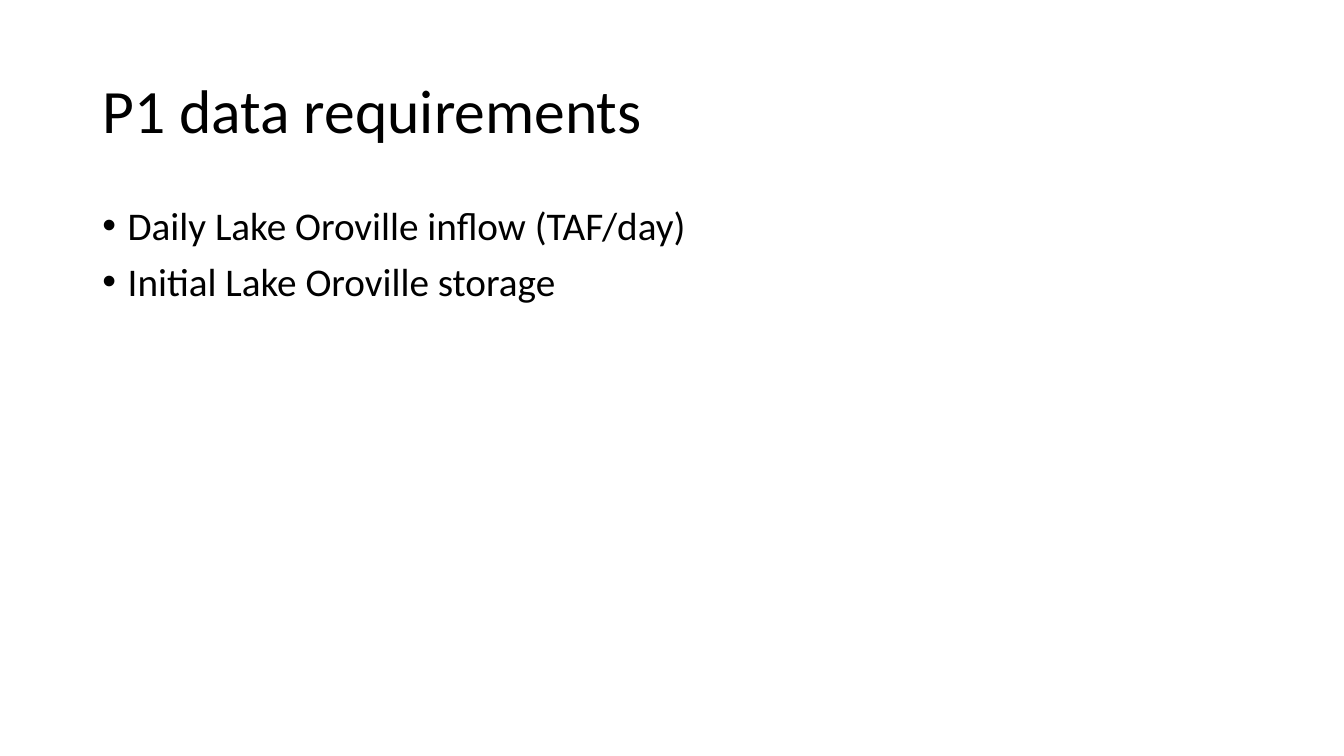
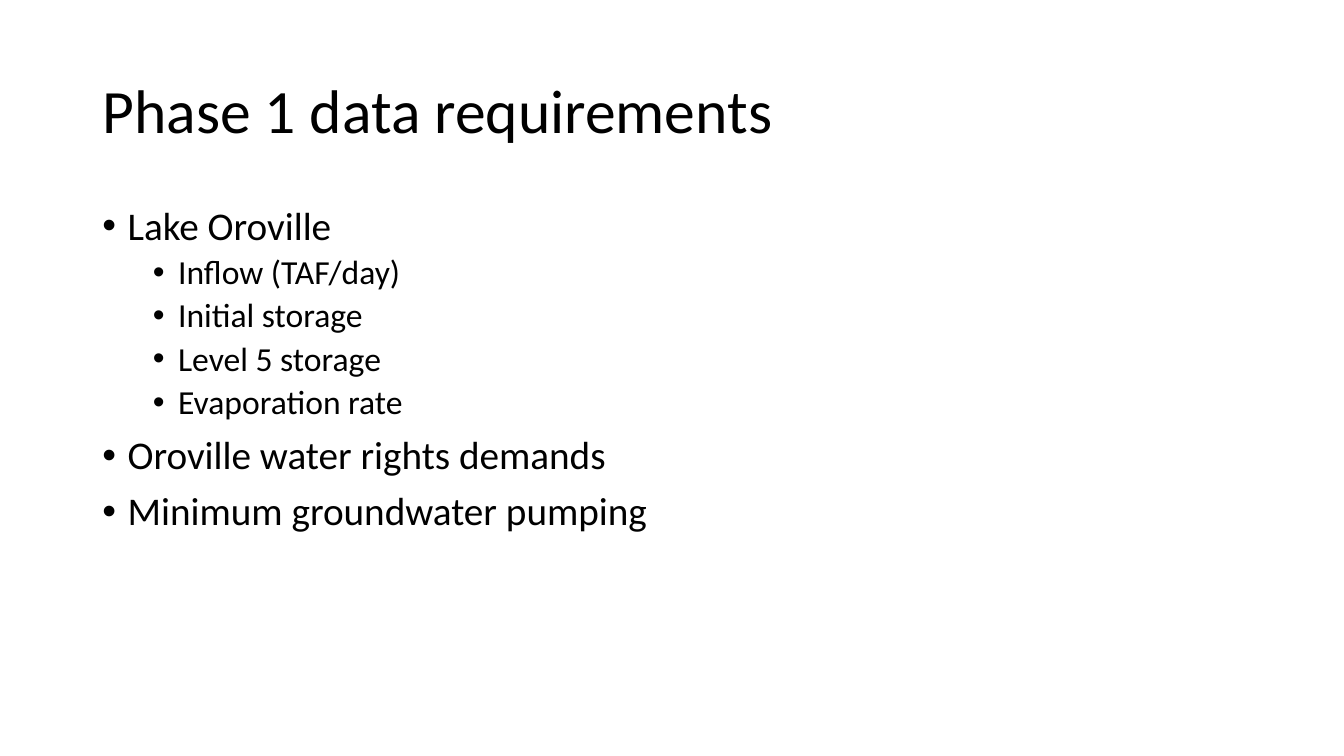
Before and after one commit to nsosorio/DailyCalLiteModel, a slide deck: slide 9 of Building daily CalLite model from scratch – daily.pptx (slide 3 before the commit). Drawn at 1344x756 pixels with LibreOffice and Linux fonts; fonts in the diff are those of the drawing. Boxes give left, top, right and bottom in pixels: in the first picture for what was removed or moved away, otherwise in the second. Text is boxed around its words. In the diff, an @@ line names an element or a change of style, - is before the commit and + after.

Commit message:
Reconfigure folders, add Shasta data, and update Powerpoint

```diff
--- a/Building daily CalLite model from scratch – daily.pptx
+++ b/Building daily CalLite model from scratch – daily.pptx
@@ title at [102, 90, 772, 143]: text changed @@
-P1 data requirements
+Phase 1 data requirements
@@ text at [128, 212, 647, 532]: text changed @@
-• Daily Lake Oroville inflow (TAF/day)
-• Initial Lake Oroville storage
+• Lake Oroville
+  • Inflow (TAF/day)
+  • Initial storage
+  • Level 5 storage
+  • Evaporation rate
+• Oroville water rights demands
+• Minimum groundwater pumping
```
Also in this commit, not shown: 1 other slide changed, 7 slides added, 45 other files.
